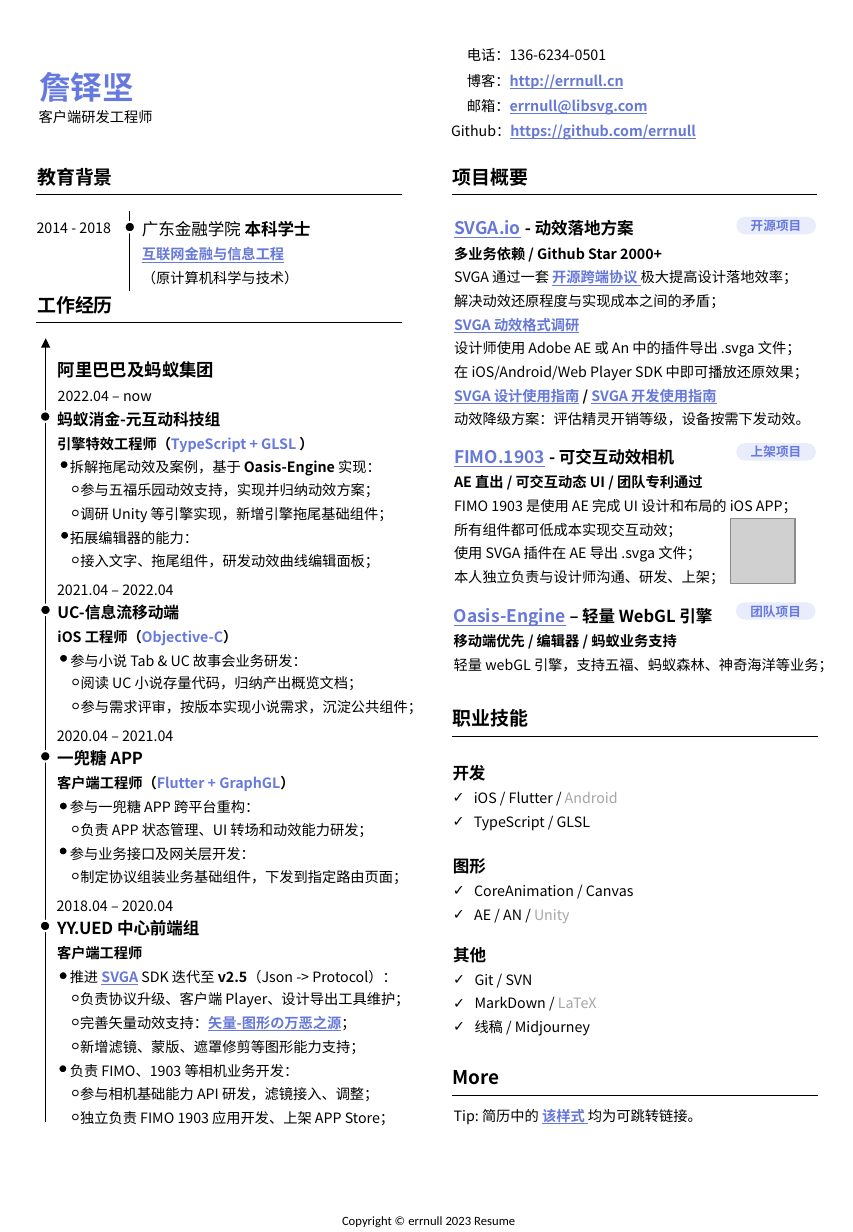
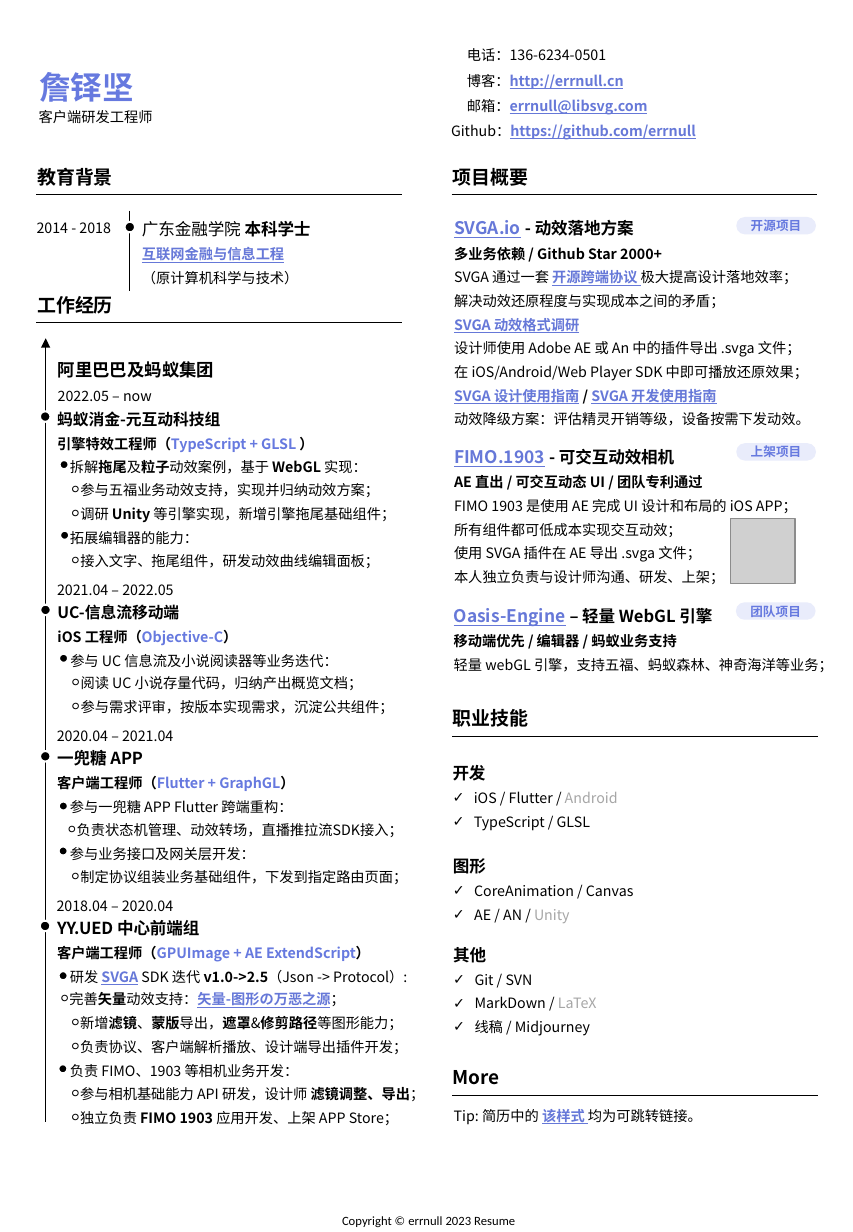
Before and after one commit to errnull/errnull.github.io, a slide deck: slide 1 of about/doc/resume.pptx. Drawn at 853x1232 pixels with LibreOffice and Linux fonts; fonts in the diff are those of the drawing; grey boxes stand for pictures. Boxes give left, top, right and bottom in pixels: in the first picture for what was removed or moved away, otherwise in the second. Text is boxed around its words. In the diff, an @@ line names an element or a change of style, - is before the commit and + after.

```diff
--- a/about/doc/resume.pptx
+++ b/about/doc/resume.pptx
@@ text at [58,390,152,401]: text changed @@
-2022.04 – now
+2022.05 – now
@@ text at [70,460,379,497]: text changed @@
-拆解拖尾动效及案例，基于 Oasis-Engine 实现：
-৹ 参与五福乐园动效支持，实现并归纳动效方案；
+拆解拖尾及粒子动效案例，基于 WebGL 实现：
+৹ 参与五福业务动效支持，实现并归纳动效方案；
@@ text at [71,507,395,522]: bold on in "Unity" @@
@@ text at [57,584,173,595]: text changed @@
-2021.04 – 2022.04
+2021.04 – 2022.05
@@ text at [70,654,337,667]: text changed @@
-参与小说 Tab & UC 故事会业务研发：
+参与 UC 信息流及小说阅读器等业务迭代：
@@ text at [72,700,394,714]: text changed @@
-৹ 参与需求评审，按版本实现小说需求，沉淀公共组件；
+৹ 参与需求评审，按版本实现需求，沉淀公共组件；
@@ text at [68,800,403,837]: text changed @@
-参与一兜糖 APP 跨平台重构：
-৹ 负责 APP 状态管理、UI 转场和动效能力研发；
+参与一兜糖 APP Flutter 跨端重构：
+৹ 负责状态机管理、动效转场，直播推拉流SDK接入；
@@ text at [57,946,407,985]: text changed; bold on @@
-客户端工程师
-推进 SVGA SDK 迭代至 v2.5（Json -> Protocol）：
-৹ 负责协议升级、客户端 Player、设计导出工具维护；
+客户端工程师（GPUImage + AE ExtendScript）
+研发 SVGA SDK 迭代 v1.0->2.5（Json -> Protocol）:
@@ text at [61,992,398,1125]: bold on in "完善矢量动效支持：矢量-图形の万恶之源；", "FIMO 1903" @@
@@ text at [71,1016,407,1054]: text changed @@
-৹ 新增滤镜、蒙版、遮罩修剪等图形能力支持；
+৹ 新增滤镜、蒙版导出，遮罩&修剪路径等图形能力；
+৹ 负责协议、客户端解析播放、设计端导出插件开发；
@@ text at [71,1087,425,1101]: text changed @@
-৹ 参与相机基础能力 API 研发，滤镜接入、调整；
+৹ 参与相机基础能力 API 研发，设计师 滤镜调整、导出；
```
Also in this commit, not shown: 1 other file.
